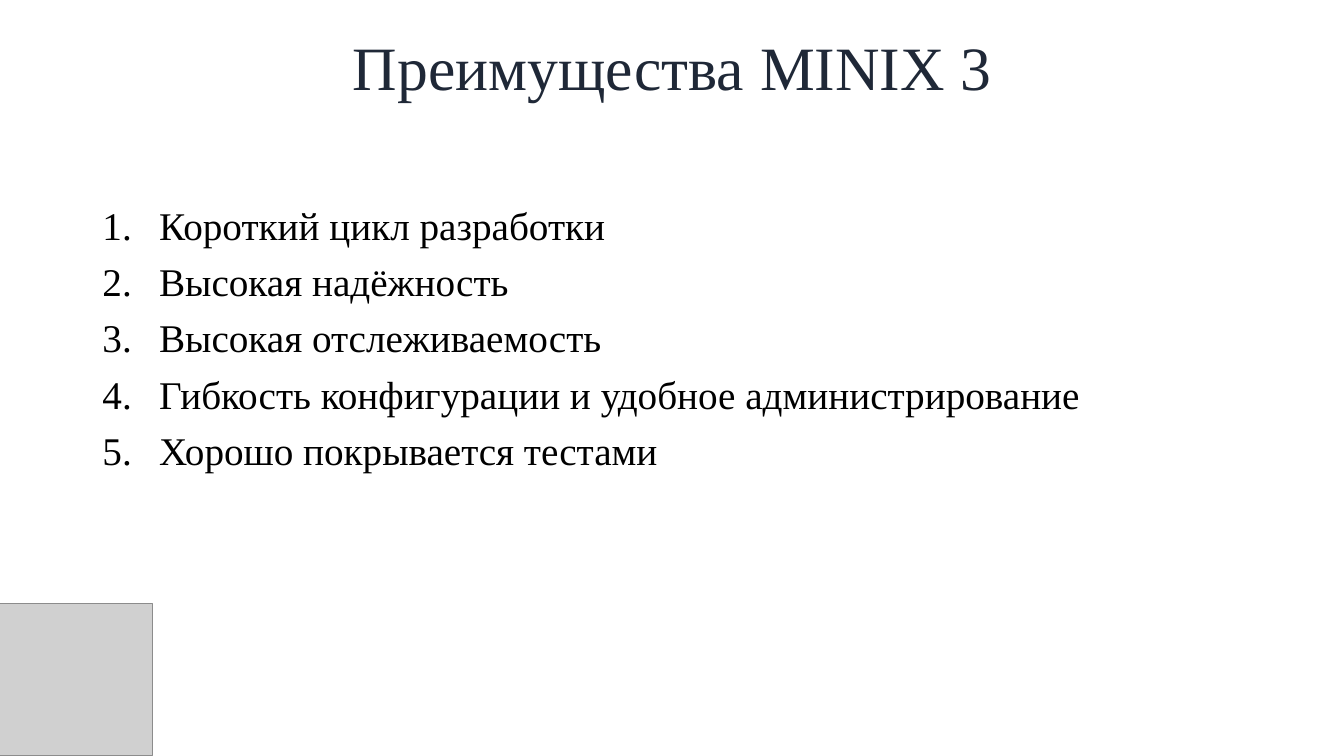
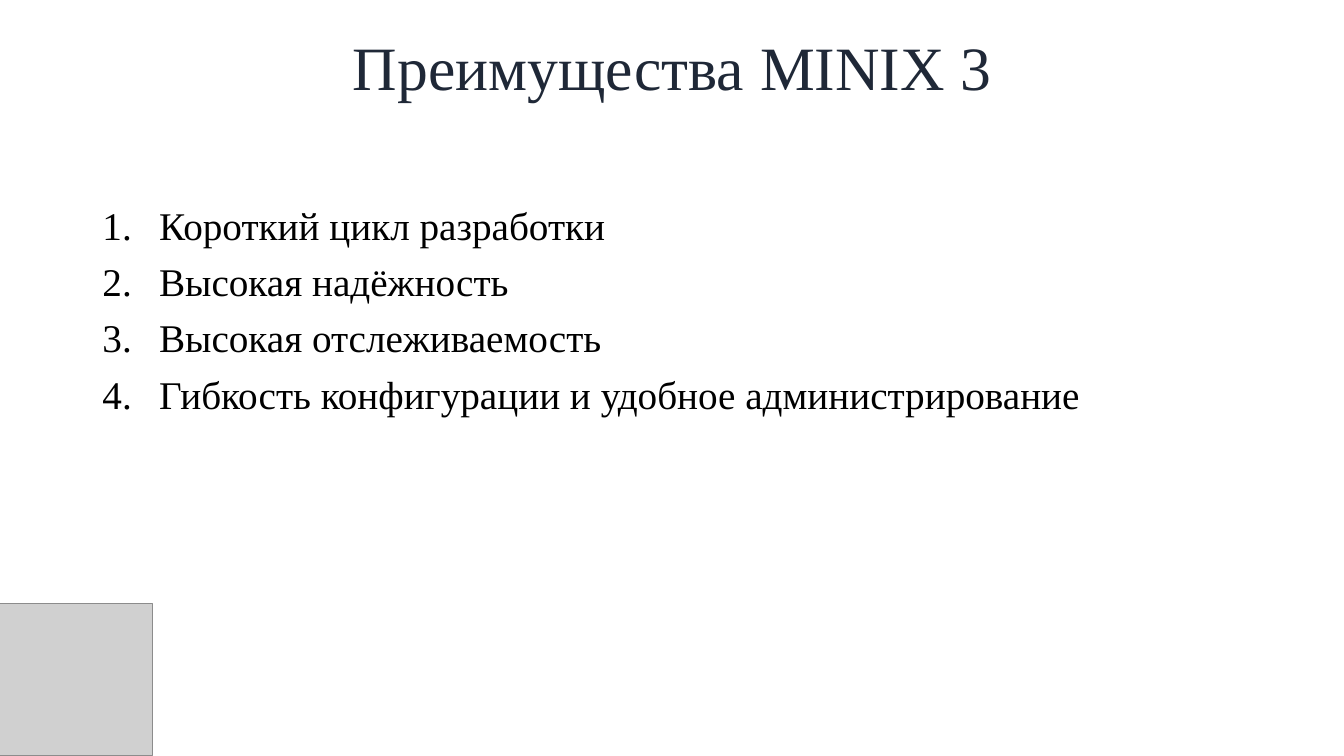
Before and after one commit to SkibaSAY/Cursovay4_MicroServicesOS, a slide deck: slide 20 of Путь в науку 2024/Микросервисная архитектура в ОС.pptx. Drawn at 1344x756 pixels with LibreOffice and Linux fonts; fonts in the diff are those of the drawing; grey boxes stand for pictures; background and template pictures are left out. Boxes give left, top, right and bottom in pixels: in the first picture for what was removed or moved away, otherwise in the second. Text is boxed around its words. In the diff, an @@ line names an element or a change of style, - is before the commit and + after.

```diff
--- a/Путь в науку 2024/Микросервисная архитектура в ОС.pptx
+++ b/Путь в науку 2024/Микросервисная архитектура в ОС.pptx
@@ text at [159,439,657,473]: paragraph removed @@
-5. Хорошо покрывается тестами
```
Also in this commit, not shown: 1 other slide changed.
